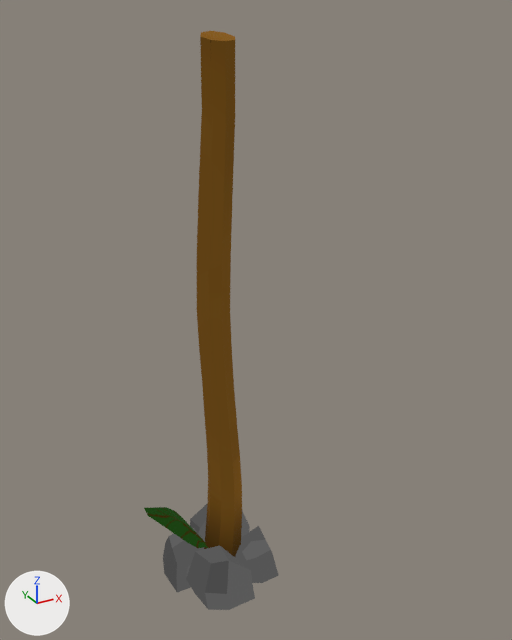
A saved change to the glTF model assets/lampstand/lampstand.glb.
Both versions are drawn from a 50 mm camera at (37.4, 7.74, 16.32) aimed at (45.32, 22.15, 9.12). The axes (+X, +Y, +Z) are drawn at lower left. The lights are the same throughout. The first picture is the older version. Where no turn or scale is listed for an object, it has been applied to the vertices.

The older version as bpy lines, for what is in view:
```python
me_cube_001 = bpy.data.meshes.new('Cube.001')
me_cube_001.from_pydata(...)  # 26 vertices, 48 faces; spans x -0.53..0.85, y -0.47..1.27, z -0.64..0.59
me_cube_001.materials.append(mat_cube_001)
me_cube_002 = bpy.data.meshes.new('Cube.002')
me_cube_002.from_pydata(...)  # 26 vertices, 48 faces; spans x -1.35..0.47, y -0.53..0.92, z -0.64..1.17
me_cube_002.materials.append(mat_cube_002)
me_cylinder = bpy.data.meshes.new('Cylinder')
me_cylinder.from_pydata(...)  # 104 vertices, 204 faces; spans x -0.6..0.6, y -0.9..0.6, z -0.1..15.7
me_cylinder.materials.append(mat_cylinder)
ob_cube_001 = bpy.data.objects.new('Cube.001', me_cube_001)
ob_cube_001.location = (43.79, 23.98, 0.5)
ob_cube_002 = bpy.data.objects.new('Cube.002', me_cube_002)
ob_cube_002.location = (44.83, 22.65, 0.5)
ob_cylinder = bpy.data.objects.new('Cylinder', me_cylinder)
ob_cylinder.location = (45.0, 23.98, 0.1)
# also in view: 'Plane.028' at (43.59, 23.9, 1.9); 'Cube.003' at (45.82, 23.12, 0.47)
```
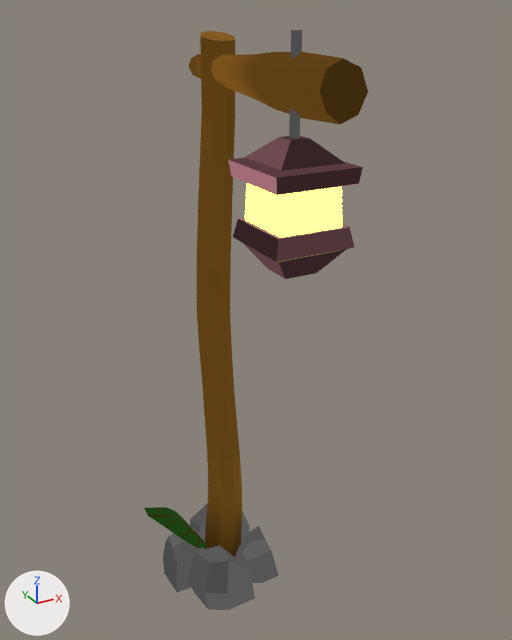
What changed in the scene script:
```text
Add img_cube_layer_1:
    img_cube_layer_1 = load_image('Cube Layer 1', '_unpacked/Cube_Layer_1', 1024, 1024, 'sRGB')
Add img_cylinder_001:
    img_cylinder_001 = load_image('Cylinder.001', '_unpacked/Cylinder.001', 1024, 1024, 'sRGB')
Add img_cube_layer:
    img_cube_layer = load_image('Cube Layer', '_unpacked/Cube_Layer', 1024, 1024, 'sRGB')
Add img_cylinder:
    img_cylinder = load_image('Cylinder', '_unpacked/Cylinder', 1024, 1024, 'sRGB')
Add mat_cube_003:
    mat_cube_003 = bpy.data.materials.new('Cube.003')
    # colours: black #000000
    # uses the picture img_cube_layer_1
Add mat_cylinder_003:
    mat_cylinder_003 = bpy.data.materials.new('Cylinder.003')
    # colours: black #000000
    # uses the picture img_cylinder_001
Add mat_cube:
    mat_cube = bpy.data.materials.new('Cube')
    # colours: black #000000
    # uses the picture img_cube_layer
Add mat_cylinder_002:
    mat_cylinder_002 = bpy.data.materials.new('Cylinder.002')
    # colours: black #000000
    # uses the picture img_cylinder
Add me_cube_003:
    me_cube_003.from_pydata(...)  # 8 vertices, 8 faces; spans x -0.738..0.738, y -0.738..0.738, z -0.375..0.571
    me_cube_003.materials.append(mat_cube_003)
Add me_cylinder_002:
    me_cylinder_002.from_pydata(...)  # an 8-sided cylinder along z spanning x -0.11..0.11, y -0.11..0.11, z -1.0..1.0
    me_cylinder_002.materials.append(mat_cylinder_003)
Add me_cube:
    me_cube.from_pydata(...)  # 40 vertices, 68 faces; spans x -0.98..0.98, y -0.98..0.98, z -1.42..1.38
    me_cube.materials.append(mat_cube)
Add me_cylinder_001:
    me_cylinder_001.from_pydata(...)  # 64 vertices, 124 faces; spans x -0.49..0.59, y -4.06..2.0, z -0.7..0.52
    me_cylinder_001.materials.append(mat_cylinder_002)
Add ob_cube_005:
    ob_cube_005 = bpy.data.objects.new('Cube.005', me_cube_003)
    ob_cube_005.location = (45.0, 19.98, 12.59)
Add ob_cylinder_002:
    ob_cylinder_002 = bpy.data.objects.new('Cylinder.002', me_cylinder_002)
    ob_cylinder_002.location = (45.0, 19.98, 14.95)
Add ob_cube:
    ob_cube = bpy.data.objects.new('Cube', me_cube)
    ob_cube.location = (45.0, 19.98, 12.59)
Add ob_cylinder_001:
    ob_cylinder_001 = bpy.data.objects.new('Cylinder.001', me_cylinder_001)
    ob_cylinder_001.location = (45.09, 22.59, 15.05)
```

Boxes (x1, y1, x2, y2) around the edits, measured in the pictures (512 x 640 px):
'Cube', added (brown)
    after: (228, 136, 363, 279)
'Cylinder.001', added (brown)
    after: (189, 52, 368, 124)
'Cube.005', added (beige)
    after: (245, 183, 342, 238)
'Cylinder.002', added
    after: (289, 30, 302, 139)
